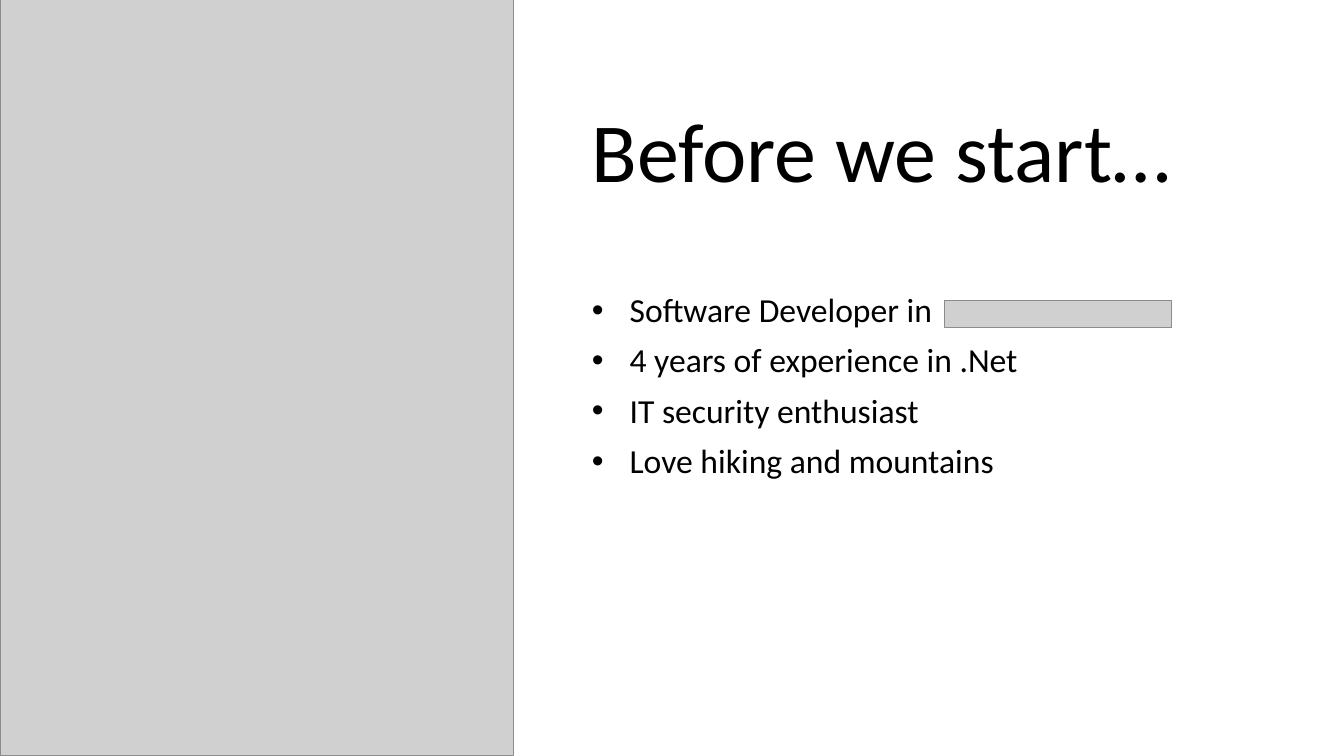
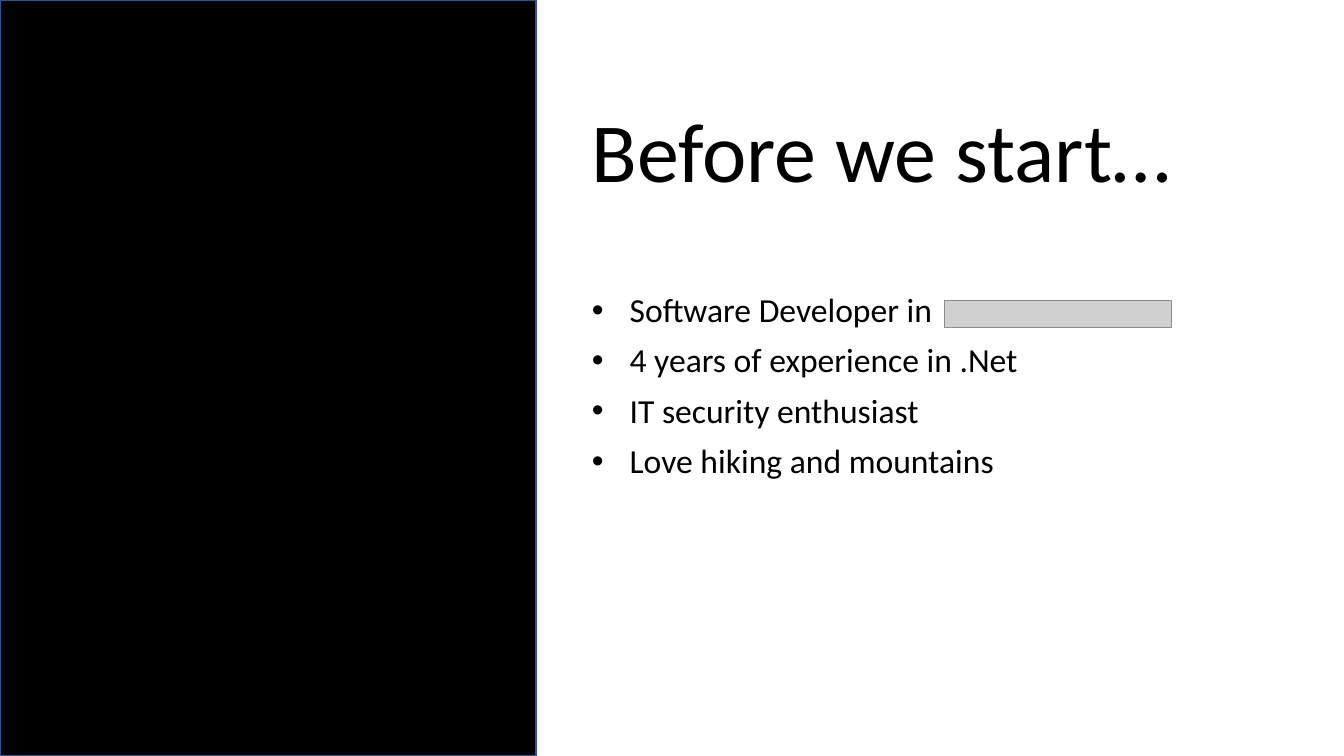
Before and after one commit to l-wiewiora/TernopilDotNet, a slide deck: slide 3 of Docker Ternopil.pptx (slide 4 before the commit). Drawn at 1344x756 pixels with LibreOffice and Linux fonts; fonts in the diff are those of the drawing; grey boxes stand for pictures. Boxes give left, top, right and bottom in pixels: in the first picture for what was removed or moved away, otherwise in the second. Text is boxed around its words. In the diff, an @@ line names an element or a change of style, - is before the commit and + after.

Commit message:
Updated presentation

```diff
--- a/Docker Ternopil.pptx
+++ b/Docker Ternopil.pptx
@@ picture removed at bbox=[0, 0, 513, 756] @@
@@ rectangle added at bbox=[0, 0, 536, 756], fill #000000, outline #325491 1 pt @@
```
Also in this commit, not shown: 1 slide removed.
